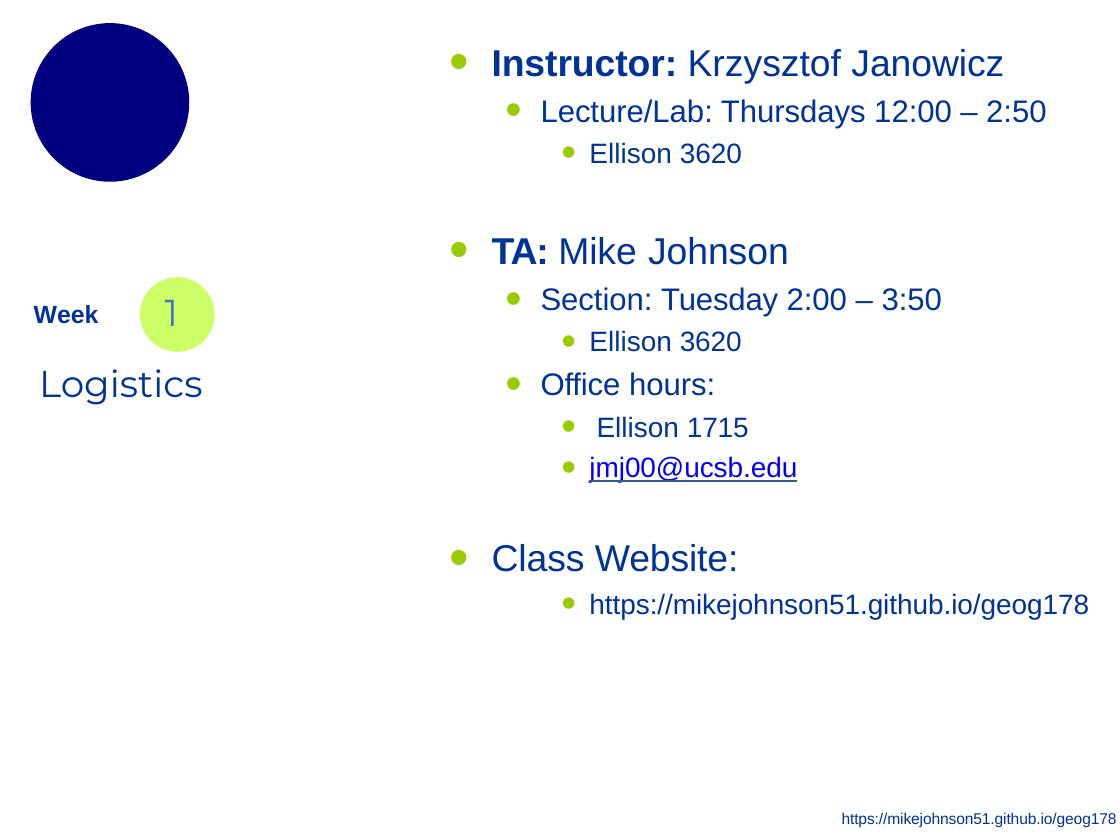
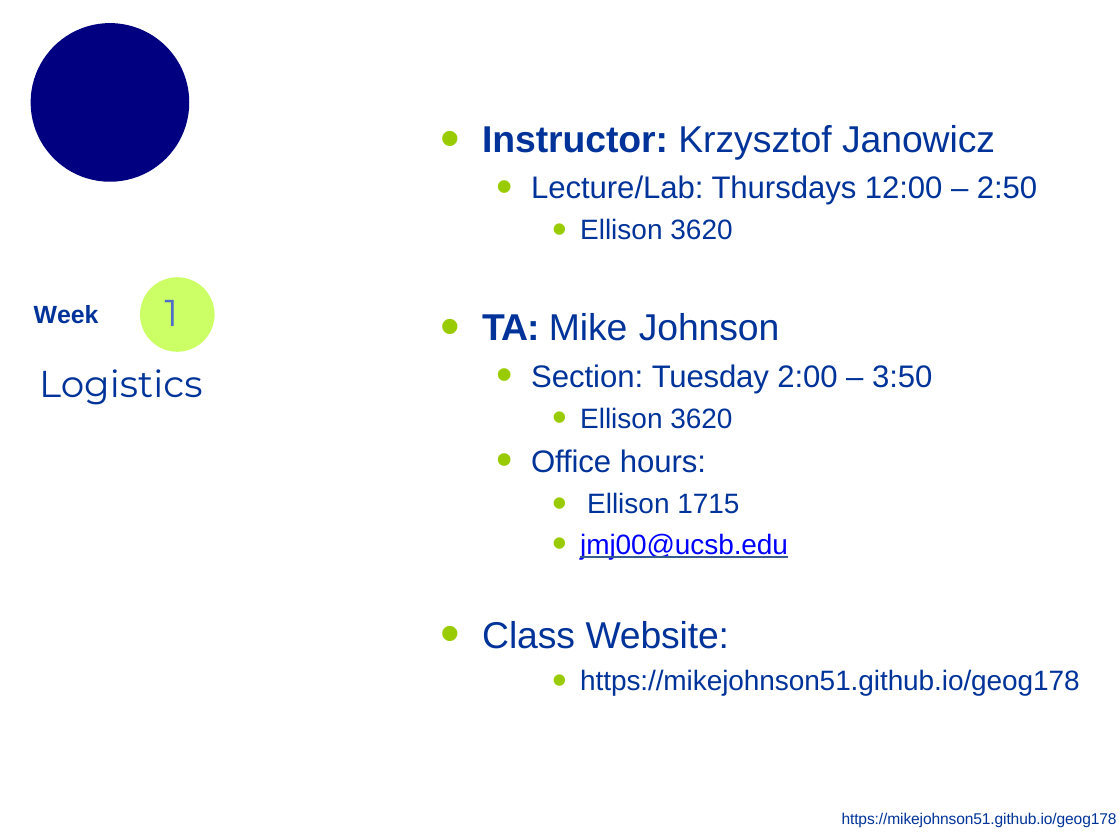
Before and after one commit to mikejohnson51/geog178_2019, a slide deck: slide 2 of section_slides/week1_section_slides.pptx. Drawn at 1120x840 pixels with LibreOffice and Linux fonts; fonts in the diff are those of the drawing; background and template pictures are left out. Boxes give left, top, right and bottom in pixels: in the first picture for what was removed or moved away, otherwise in the second. Text is boxed around its words. In the diff, an @@ line names an element or a change of style, - is before the commit and + after.

```diff
--- a/section_slides/week1_section_slides.pptx
+++ b/section_slides/week1_section_slides.pptx
@@ text "Instructor: Krzysztof Janowicz": place and size @@
-text "Instructor: Krzysztof Janowicz" at bbox=[492, 49, 1046, 164]
+text "Instructor: Krzysztof Janowicz" at bbox=[482, 125, 1037, 240]
@@ text "TA: Mike Johnson": place and size @@
-text "TA: Mike Johnson" at bbox=[492, 237, 1089, 619]
+text "TA: Mike Johnson" at bbox=[482, 313, 1080, 695]
```
Also in this commit, not shown: 3 other slides changed, 4 slides added, 3 other files.
